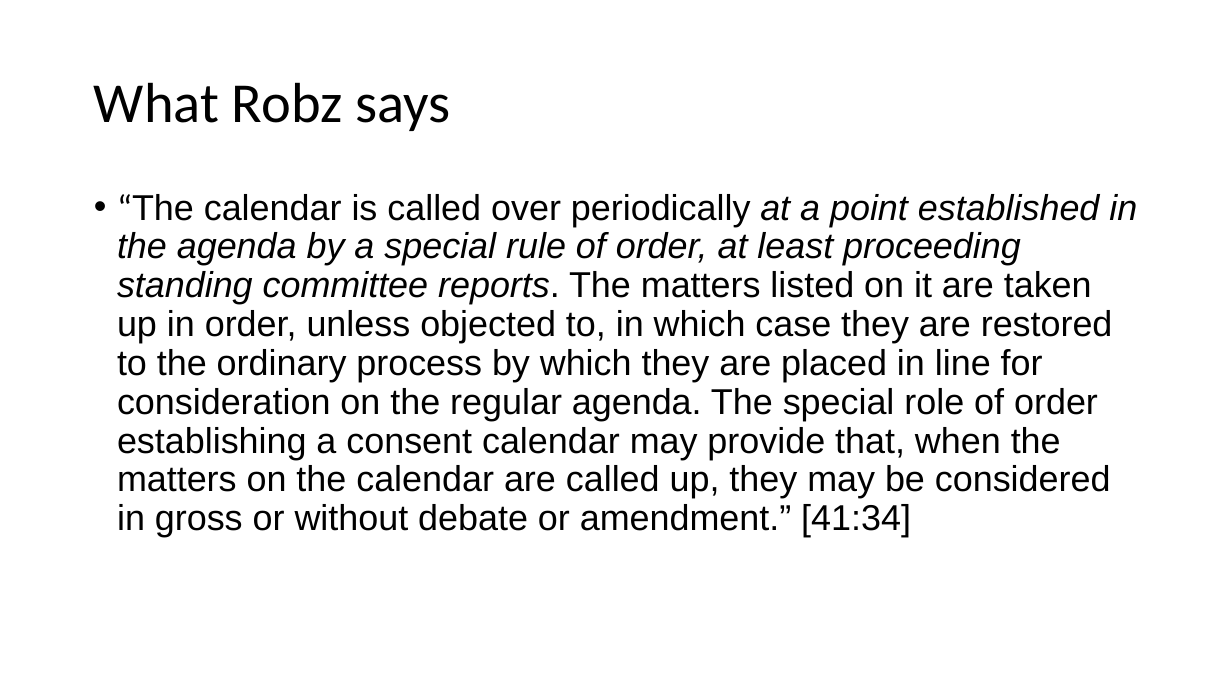
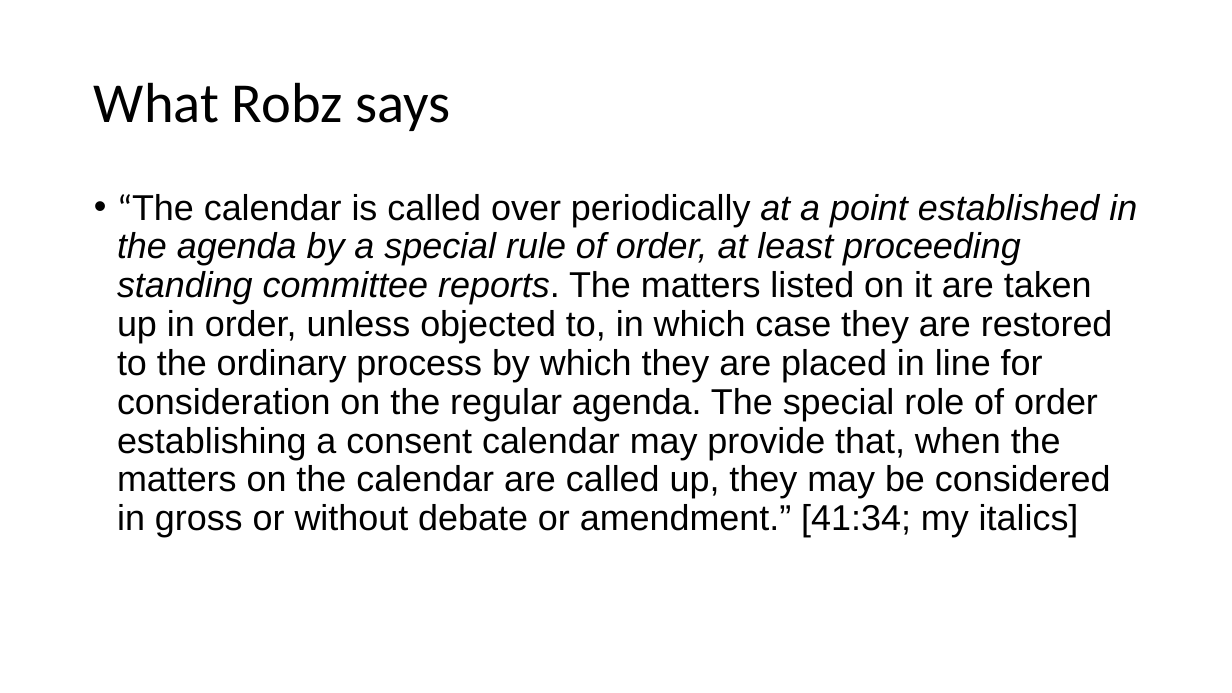
Before and after one commit to AdamSwenson/parliamentary-procedure-explainers, a slide deck: slide 32 of chico-specific/Chico presentation.pptx (slide 34 before the commit). Drawn at 1232x693 pixels with LibreOffice and Linux fonts; fonts in the diff are those of the drawing. Boxes give left, top, right and bottom in pixels: in the first picture for what was removed or moved away, otherwise in the second. Text is boxed around its words. In the diff, an @@ line names an element or a change of style, - is before the commit and + after.

```diff
--- a/chico-specific/Chico presentation.pptx
+++ b/chico-specific/Chico presentation.pptx
@@ text at bbox=[117, 194, 1137, 537]: text changed @@
-• “The calendar is called over periodically at a point established in the agenda by a special rule of order, at least proceeding standing committee reports. The matters listed on it are taken up in order, unless objected to, in which case they are restored to the ordinary process by which they are placed in line for consideration on the regular agenda. The special role of order establishing a consent calendar may provide that, when the matters on the calendar are called up, they may be considered in gross or without debate or amendment.” [41:34]
+• “The calendar is called over periodically at a point established in the agenda by a special rule of order, at least proceeding standing committee reports. The matters listed on it are taken up in order, unless objected to, in which case they are restored to the ordinary process by which they are placed in line for consideration on the regular agenda. The special role of order establishing a consent calendar may provide that, when the matters on the calendar are called up, they may be considered in gross or without debate or amendment.” [41:34; my italics]
```
Also in this commit, not shown: 4 other slides changed, 1 slide added, 3 slides removed, 1 other file.
